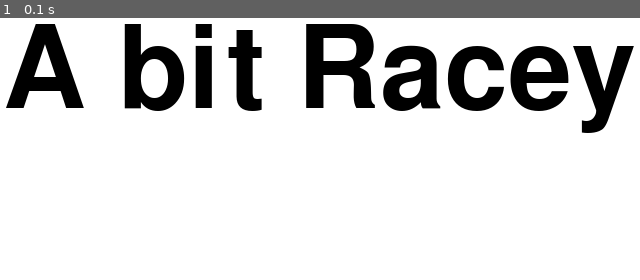
Above: before the commit, frame 1.
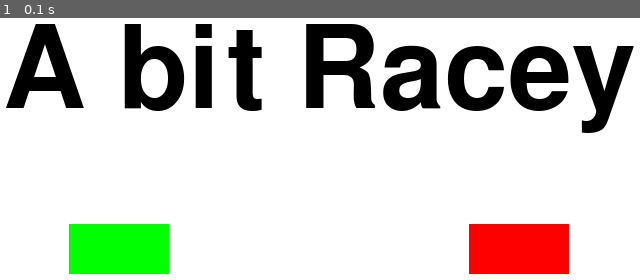
Above: after the commit, the same moment.

Repository: kyuubi-9/car_race-pygame-
Game: pygame game, started from car.py
Same seed, same stepped clock (60 frames per second), same inputs: the game is played once before the commit and once after it.
Inputs:
- Up to frame 1 (0.1 s): no input

The runs differ from the first frame. In frame 1, 6.0% of the frame differs, in the area x 10-89%, y 78-98%.

Commit message:
add bottons

Diff:
--- a/car.py
+++ b/car.py
@@ -10,6 +10,7 @@
 black = (0,0,0)
 white = (255,255,255)
 red = (255,0,0)
+green = (0,255,0)
 
 block_color = (53,115,255)
 
@@ -68,6 +69,10 @@
         TextSurf, TextRect = text_objects("A bit Racey", largeText)
         TextRect.center = ((display_width/2),(display_height/2))
         gameDisplay.blit(TextSurf, TextRect)
+
+        pygame.draw.rect(gameDisplay, green,(150,450,100,50))
+        pygame.draw.rect(gameDisplay, red,(550,450,100,50))
+
         pygame.display.update()
         clock.tick(15)
 
